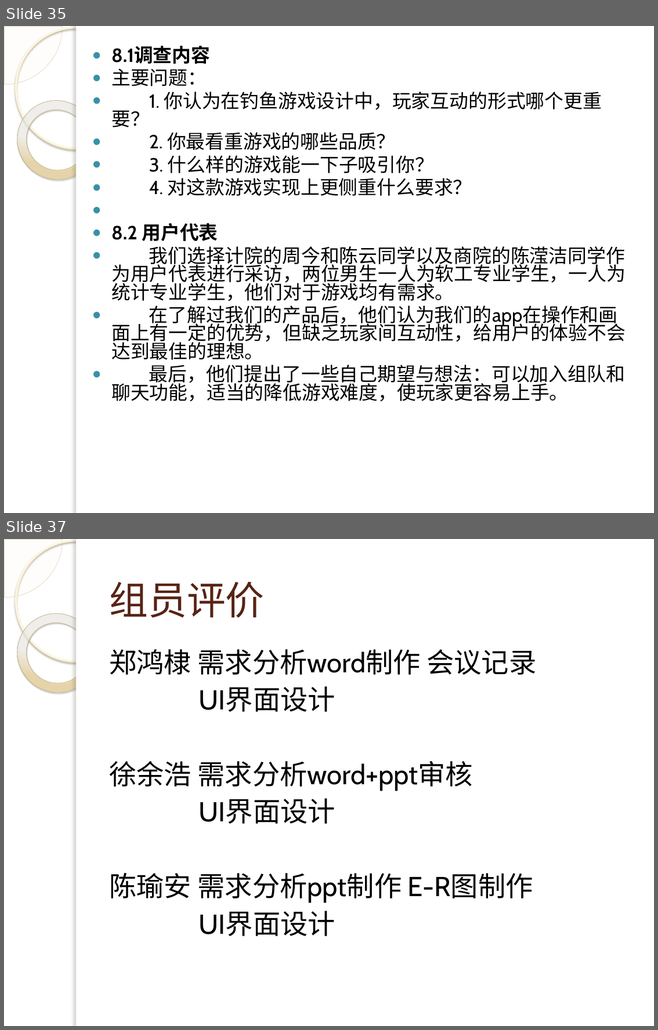
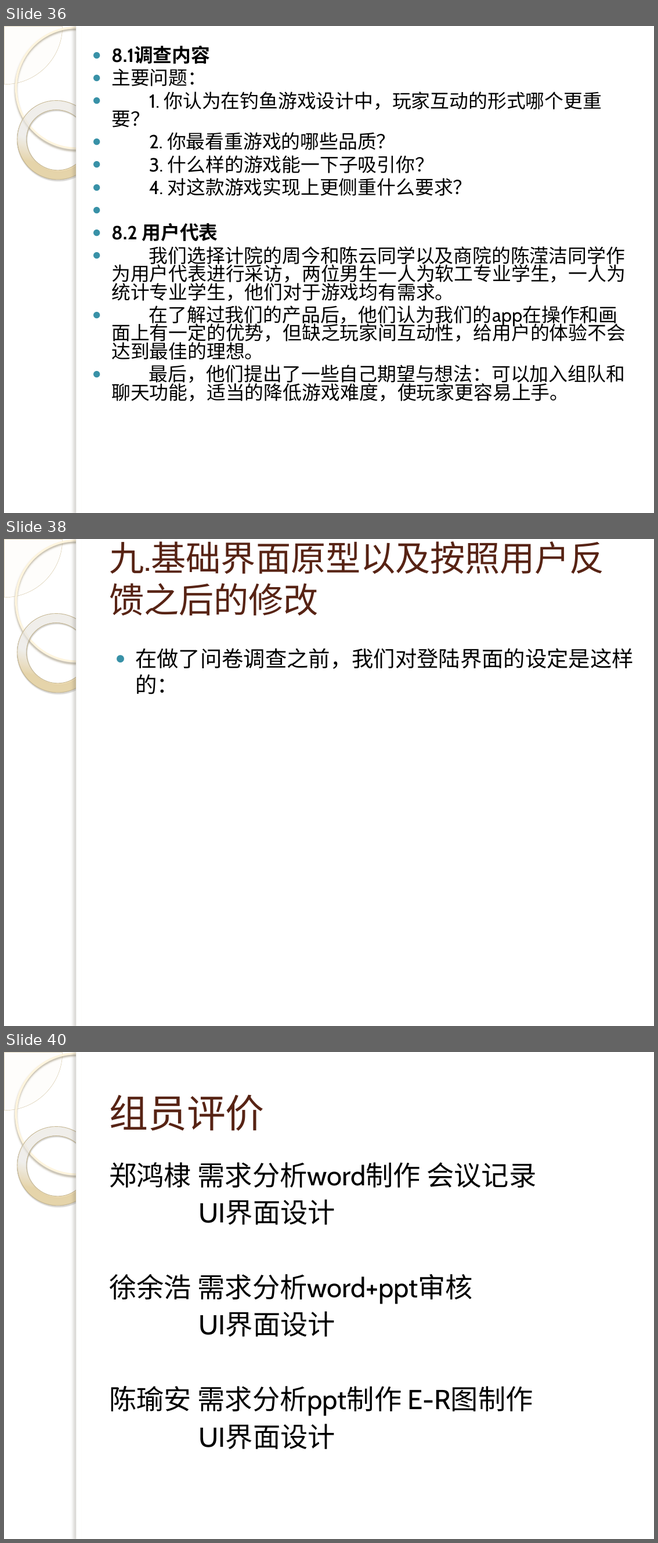
Before and after one commit to 3d-fishing/3D-app, a slide deck: 需求分析.pptx. Shown one above the other, each under a label of ours: slides 35 and 37 before the commit, slides 36, 38 and 40 after it; the slides between them are not shown. The pictures are 658x1030 and 658x1543 pixels, drawn with LibreOffice and Linux fonts; fonts in the diff are those of the drawing; background and template pictures are left out. Boxes give left, top, right and bottom in pixels: in the first picture for what was removed or moved away, otherwise in the second. Text is boxed around its words. In the diff, an @@ line names an element or a change of style, - is before the commit and + after.

```diff
--- a/需求分析.pptx
+++ b/需求分析.pptx
@@ slide 38 added at <box>4,539,654,1026</box>, background picture (left out); not listed: 5 template elements that a slide beside it also shows @@
@@ title added at <box>109,541,604,616</box>, 38.7 pt, text #572314 @@
+九.基础界面原型以及按照用户反馈之后的修改
@@ text added at <box>135,648,633,694</box>, 24 pt, text #000000 @@
+● 在做了问卷调查之前，我们对登陆界面的设定是这样的：
@@ what was slide 35 is now slide 36 @@
@@ what was slide 37 is now slide 40 @@
```
Also in this commit, not shown: 3 slides changed, 3 other slides added.
